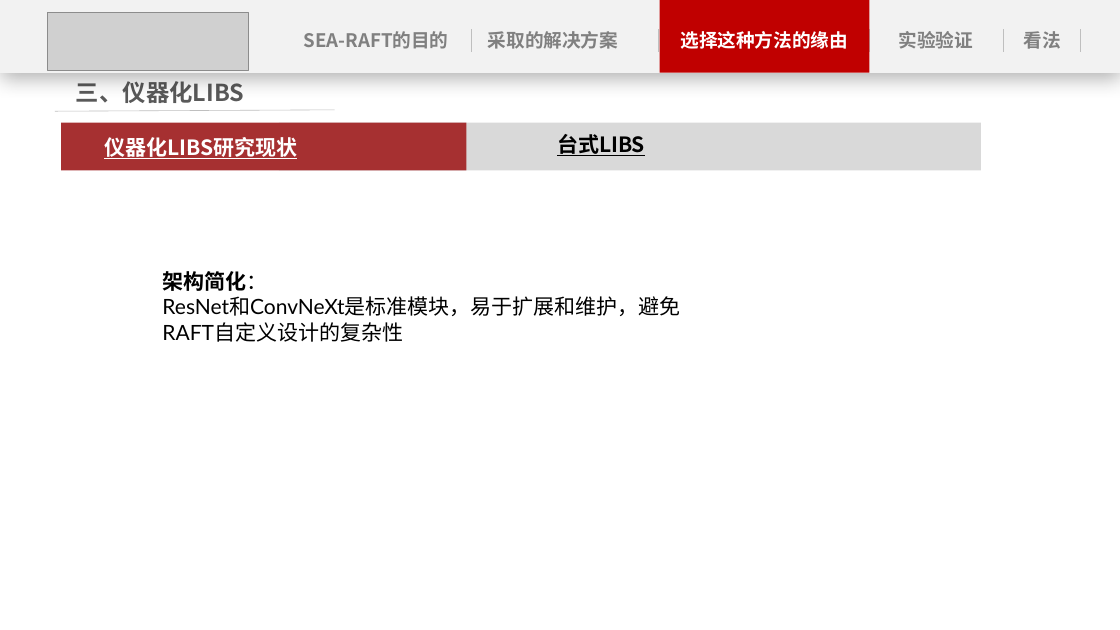
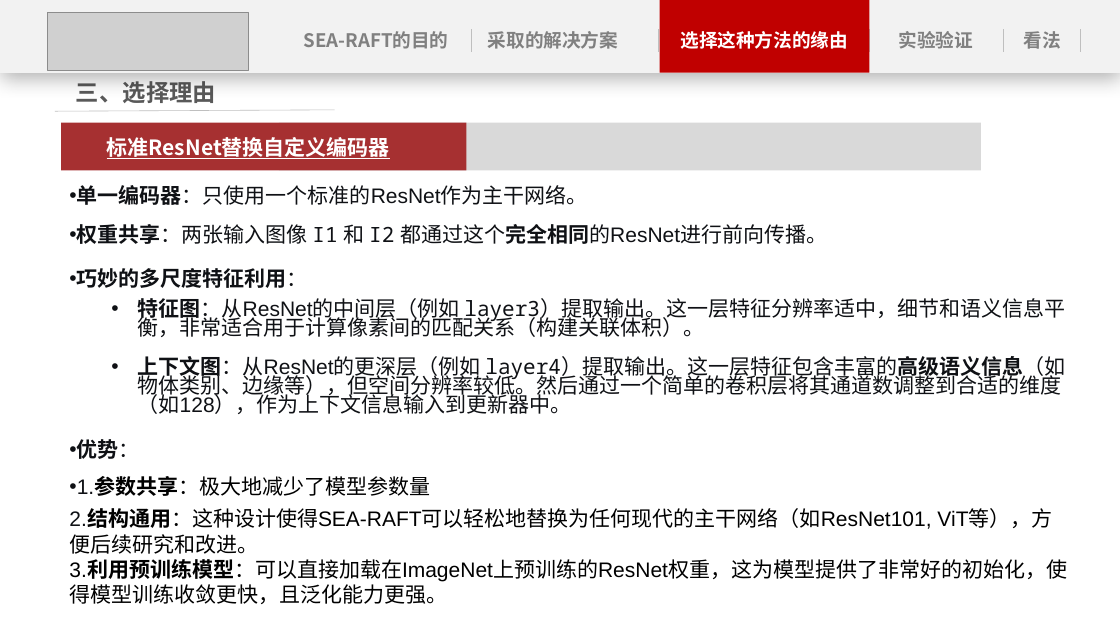
Before and after one commit to miheyou/RAFT_SCU, a slide deck: slide 11 of 11.4小组汇报(真).pptx (slide 14 before the commit). Drawn at 1120x630 pixels with LibreOffice and Linux fonts; fonts in the diff are those of the drawing; grey boxes stand for pictures; background and template pictures are left out. Boxes give left, top, right and bottom in pixels: in the first picture for what was removed or moved away, otherwise in the second. Text is boxed around its words. In the diff, an @@ line names an element or a change of style, - is before the commit and + after.

```diff
--- a/11.4小组汇报(真).pptx
+++ b/11.4小组汇报(真).pptx
@@ text at bbox=[76, 81, 216, 103]: text changed @@
-三、仪器化LIBS
+三、选择理由
@@ text at bbox=[107, 137, 390, 159]: text changed @@
-仪器化LIBS研究现状
+标准ResNet替换自定义编码器
@@ text removed at bbox=[557, 134, 645, 156] @@
-台式LIBS
@@ text added at bbox=[69, 185, 1067, 604], 18 pt, text #0F1115 @@
+• 单一编码器：只使用一个标准的ResNet作为主干网络。
+• 权重共享：两张输入图像 I1 和 I2 都通过这个完全相同的ResNet进行前向传播。
+• 巧妙的多尺度特征利用：
+  • 特征图：从ResNet的中间层（例如 layer3）提取输出。这一层特征分辨率适中，细节和语义信息平衡，非常适合用于计算像素间的匹配关系（构建关联体积）。
+  • 上下文图：从ResNet的更深层（例如 layer4）提取输出。这一层特征包含丰富的高级语义信息（如物体类别、边缘等），但空间分辨率较低。然后通过一个简单的卷积层将其通道数调整到合适的维度（如128），作为上下文信息输入到更新器中。
+• 优势：
+• 1.参数共享：极大地减少了模型参数量
+2.结构通用：这种设计使得SEA-RAFT可以轻松地替换为任何现代的主干网络（如ResNet101, ViT等），方便后续研究和改进。
+3.利用预训练模型：可以直接加载在ImageNet上预训练的ResNet权重，这为模型提供了非常好的初始化，使得模型训练收敛更快，且泛化能力更强。
@@ text removed at bbox=[162, 271, 680, 342] @@
-架构简化：
-ResNet和ConvNeXt是标准模块，易于扩展和维护，避免RAFT自定义设计的复杂性
```
Also in this commit, not shown: 3 other slides changed, 3 slides added.
